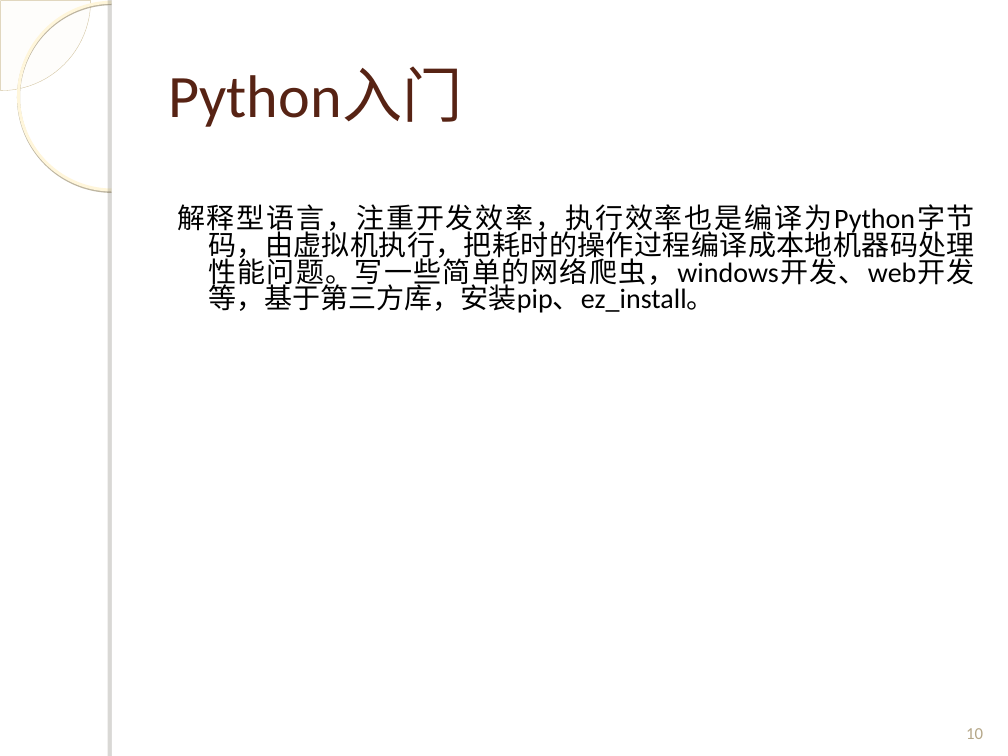
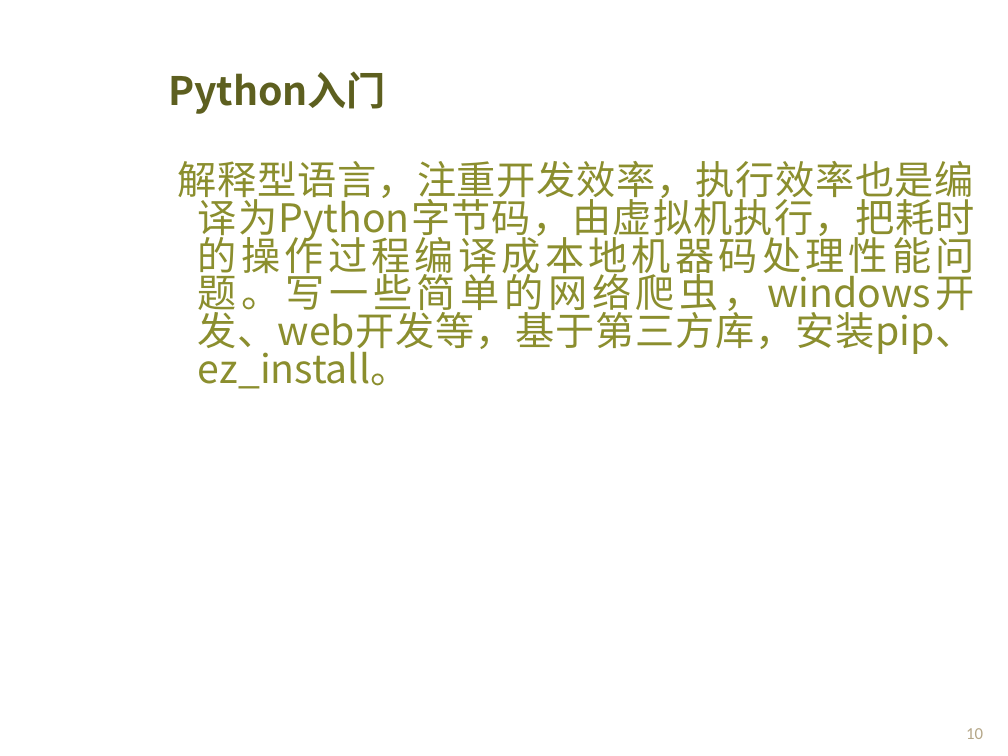
Before and after one commit to Spectrumleeee/Works, a slide deck: slide 10 of document/转正答辩_云平台部_黎光谱.ppt. Drawn at 1008x756 pixels with LibreOffice and Linux fonts; fonts in the diff are those of the drawing; background and template pictures are left out. Boxes give left, top, right and bottom in pixels: in the first picture for what was removed or moved away, otherwise in the second. Text is boxed around its words. In the diff, an @@ line names an element or a change of style, - is before the commit and + after.

```diff
--- a/document/转正答辩_云平台部_黎光谱.ppt
+++ b/document/转正答辩_云平台部_黎光谱.ppt
@@ freeform shape removed at [0,0,90,90] @@
@@ ellipse removed at [18,2,206,190] @@
@@ rectangle removed at [112,0,1008,756] @@
@@ rectangle removed at [112,0,120,756] @@
@@ title "Python入门" at [168,71,386,114]: size 43 to 28 pt, font Calibri to Noto Sans CJK SC, text colour #572314 to #5D5F1F, bold on; line spacing 1 to 0.9 @@
@@ text "解释型语言，注重开发效率，执行效率也是编译为Python字节码，由虚拟机执行，把耗时的操作过程编译成本地机器码处理性能问 ...": place and size @@
-text "解释型语言，注重开发效率，执行效率也是编译为Python字节码，由虚拟机执行，把耗时的操作过程编译成本地机器码处理性能问 ..." at [177,204,975,313]
+text "解释型语言，注重开发效率，执行效率也是编译为Python字节码，由虚拟机执行，把耗时的操作过程编译成本地机器码处理性能问 ..." at [178,161,975,389]
@@ text "解释型语言，注重开发效率，执行效率也是编译为Python字节码，由虚拟机执行，把耗时的操作过程编译成本地机器码处理性能问 ..." at [178,161,975,389]: size 20 to 28 pt, font Calibri to Noto Sans CJK SC, text colour #000000 to #8B8E2E; indent changed; more space between paragraphs @@
```
Also in this commit, not shown: 12 other slides changed, 1 slide added, 1 slide removed.
